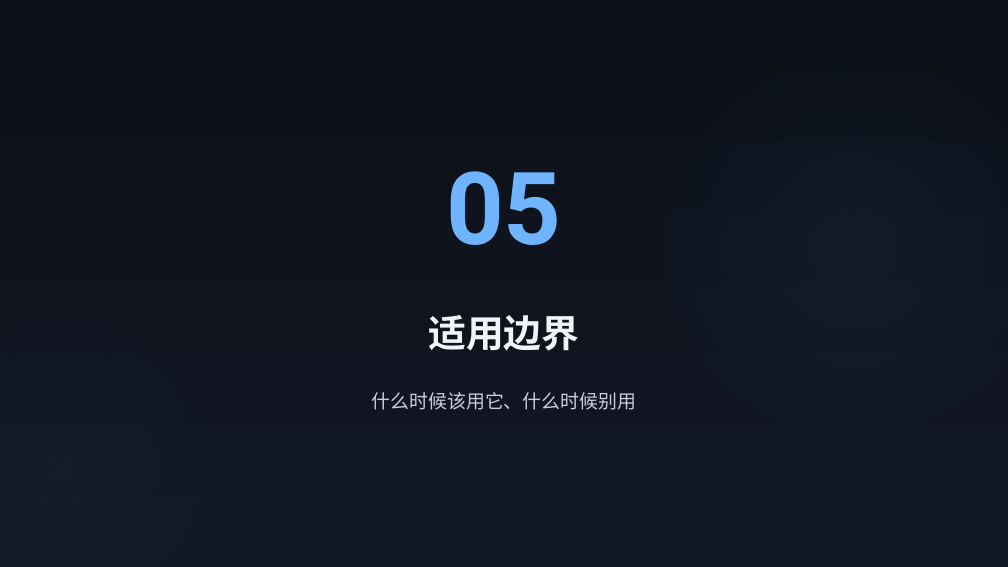
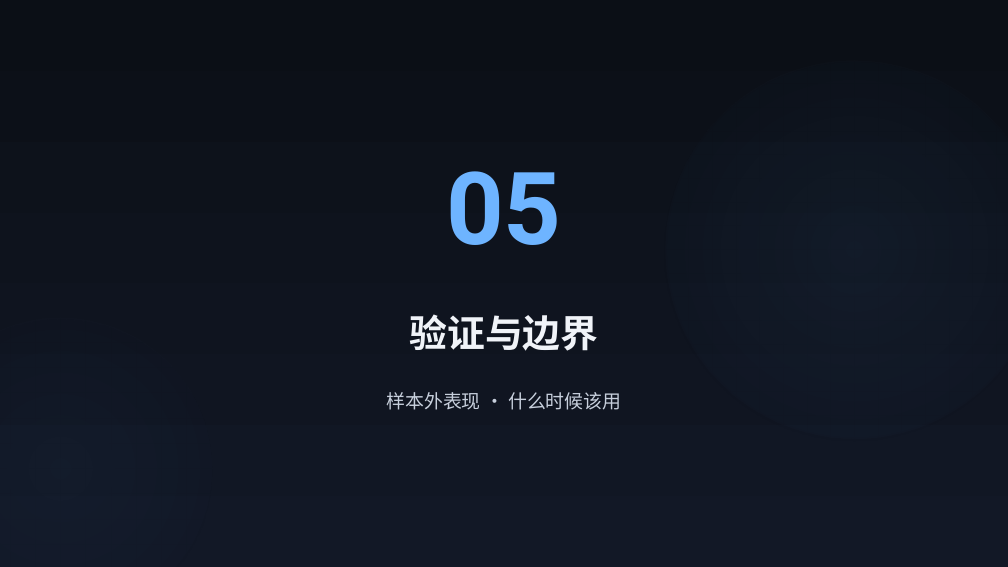
Before and after one commit to hhysteric/btc-momentum-pro, a slide deck: slide 25 of BTC_Momentum_演示.pptx (slide 17 before the commit). Drawn at 1008x567 pixels with LibreOffice and Linux fonts; fonts in the diff are those of the drawing. Boxes give left, top, right and bottom in pixels: in the first picture for what was removed or moved away, otherwise in the second. Text is boxed around its words. In the diff, an @@ line names an element or a change of style, - is before the commit and + after.

```diff
--- a/BTC_Momentum_演示.pptx
+++ b/BTC_Momentum_演示.pptx
@@ text at [409, 314, 598, 351]: text changed @@
-适用边界
+验证与边界
@@ text at [386, 392, 621, 410]: text changed @@
-什么时候该用它、什么时候别用
+样本外表现 · 什么时候该用
```
Also in this commit, not shown: 13 other slides changed, 15 slides added, 6 slides removed, 2 other files.
